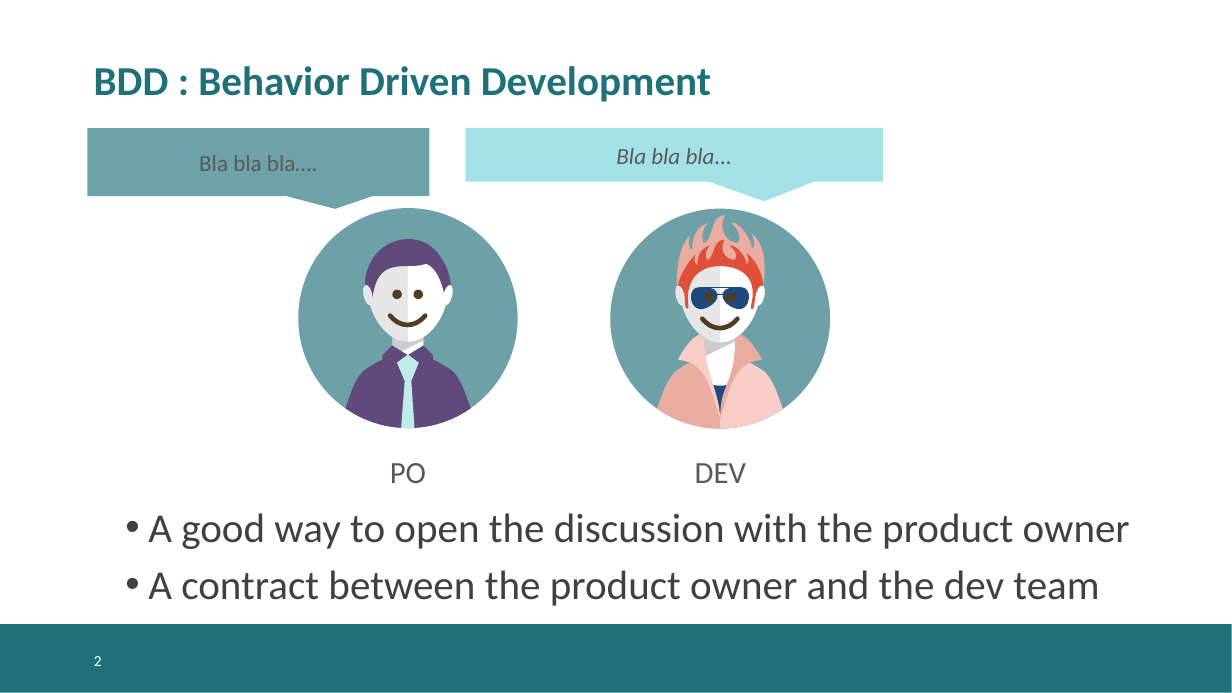
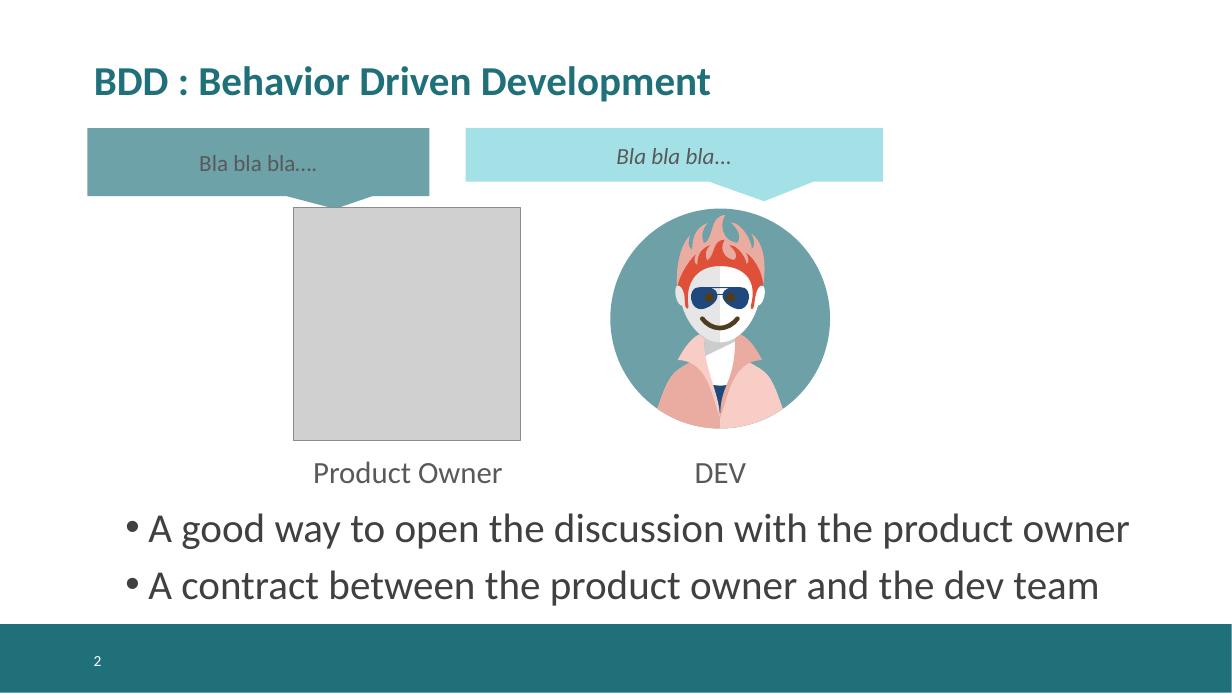
Before and after one commit to KelkooGroup/theGardener, a slide deck: slide 2 of doc/BDD_TheGardener_in_a_nutshell.pptx. Drawn at 1232x693 pixels with LibreOffice and Linux fonts; fonts in the diff are those of the drawing; grey boxes stand for pictures; background and template pictures are left out. Boxes give left, top, right and bottom in pixels: in the first picture for what was removed or moved away, otherwise in the second. Text is boxed around its words. In the diff, an @@ line names an element or a change of style, - is before the commit and + after.

```diff
--- a/doc/BDD_TheGardener_in_a_nutshell.pptx
+++ b/doc/BDD_TheGardener_in_a_nutshell.pptx
@@ picture added at box(294, 207, 521, 440) @@
@@ ellipse removed at box(299, 208, 518, 428) @@
@@ freeform shape removed at box(361, 239, 455, 311) @@
@@ freeform shape removed at box(342, 255, 473, 342) @@
@@ freeform shape removed at box(409, 255, 474, 342) @@
@@ freeform shape removed at box(362, 285, 373, 306) @@
@@ ellipse removed at box(393, 289, 402, 299) @@
@@ ellipse removed at box(413, 289, 422, 299) @@
@@ freeform shape removed at box(443, 285, 454, 306) @@
@@ freeform shape removed at box(387, 313, 428, 327) @@
@@ freeform shape removed at box(393, 309, 423, 371) @@
@@ freeform shape removed at box(346, 354, 470, 429) @@
@@ freeform shape removed at box(381, 346, 408, 374) @@
@@ rectangle removed at box(387, 355, 432, 404) @@
@@ freeform shape removed at box(393, 335, 423, 357) @@
@@ freeform shape removed at box(394, 355, 422, 429) @@
@@ freeform shape removed at box(409, 346, 435, 374) @@
@@ text at box(313, 461, 503, 483): text changed @@
-PO
+Product Owner
```
Also in this commit, not shown: 7 other slides changed, 5 other files.
